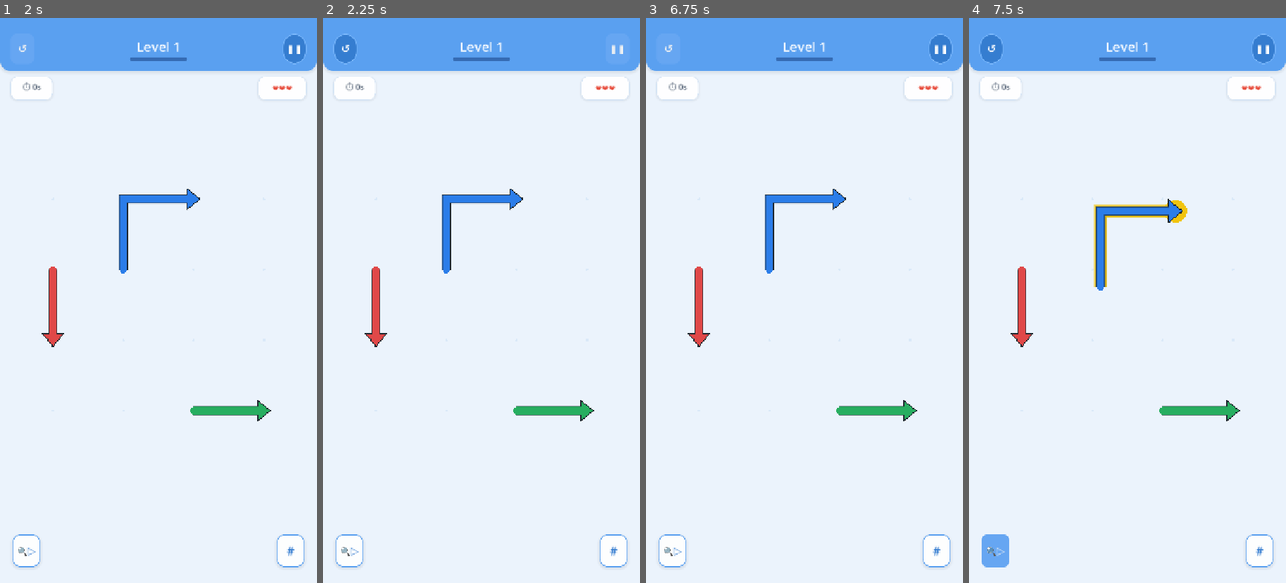
Above: before the commit, frames 1-4 (left to right).
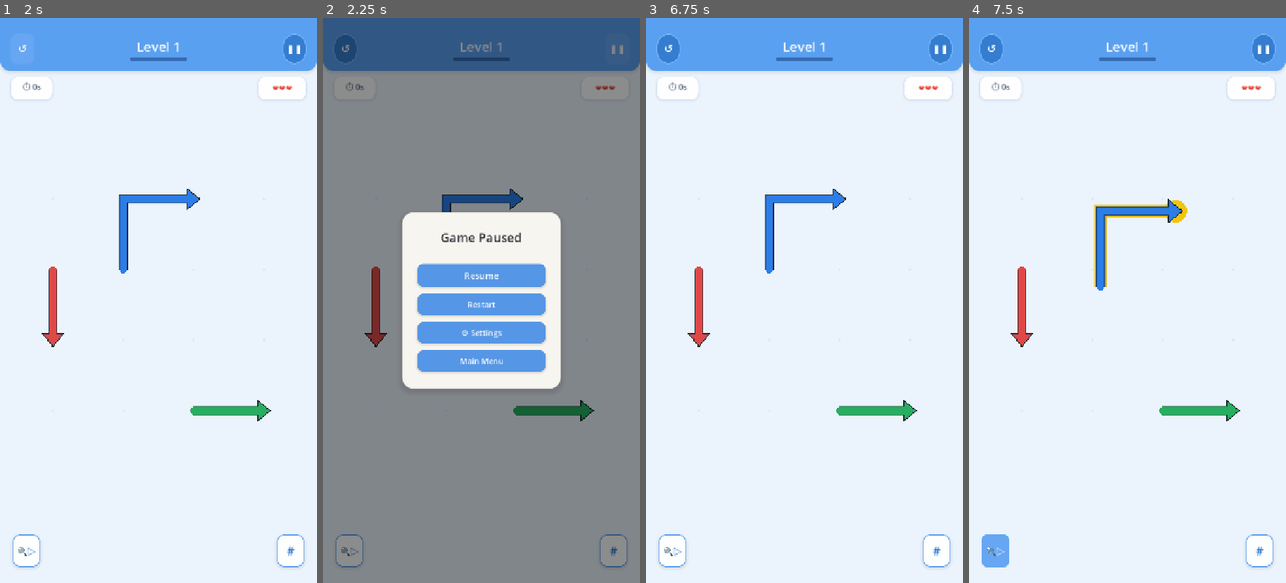
Above: after the commit, the same moments.

Repository: DeveloperArslanAli/Arrow-Escape
Game: Godot game, scene res://scenes/core/Main.tscn
Same seed, same stepped clock (60 frames per second), same inputs: the game is played once before the commit and once after it.
Inputs (mouse positions are in pixels of both pictures, inside the frame that each line leads up to):
- Up to frame 1 (2 s): click "Play Level 1" at 0.5 s; click "↺" at 1.25 s
- Up to frame 2 (2.25 s): click "❚❚" at 2 s
- Up to frame 3 (6.75 s): click (804, 277) at 2.75 s, where only the run after the commit has a clickable "Resume"; click "🔍▷" at 3.5 s; click "#" at 4.25 s; click "↺" at 5 s; click "❚❚" at 5.75 s; click "↺" (after the commit: "Restart") at 6.5 s
- Up to frame 4 (7.5 s): click "🔍▷" at 7.25 s

Frame 1 is identical in both runs. In frame 2, 92% of the frame differs, in the area x 0-100%, y 0-100%; in frame 3, 0.3%; in frame 4, nothing differs.

Commit message:
feat: add PauseModal with Resume, Restart, Settings, and Menu navigation

Diff:
--- a/scenes/core/Main.tscn
+++ b/scenes/core/Main.tscn
@@ -7,7 +7,8 @@
 [ext_resource type="PackedScene" path="res://scenes/ui/GameHUD.tscn" id="5_hud"]
 [ext_resource type="PackedScene" path="res://scenes/ui/LevelCompleteModal.tscn" id="6_complete"]
 [ext_resource type="PackedScene" path="res://scenes/ui/LevelFailedModal.tscn" id="7_fail"]
-[ext_resource type="PackedScene" path="res://scenes/ui/SettingsModal.tscn" id="8_settings"]
+[ext_resource type="PackedScene" path="res://scenes/ui/PauseModal.tscn" id="8_pause"]
+[ext_resource type="PackedScene" path="res://scenes/ui/SettingsModal.tscn" id="9_settings"]
 
 [node name="Main" type="Node"]
 script = ExtResource("1_main")
@@ -32,11 +33,14 @@
 [node name="GameHUD" parent="UILayer" instance=ExtResource("5_hud")]
 visible = false
 
+[node name="PauseModal" parent="UILayer" instance=ExtResource("8_pause")]
+visible = false
+
 [node name="LevelCompleteModal" parent="UILayer" instance=ExtResource("6_complete")]
 visible = false
 
 [node name="LevelFailedModal" parent="UILayer" instance=ExtResource("7_fail")]
 visible = false
 
-[node name="SettingsModal" parent="UILayer" instance=ExtResource("8_settings")]
+[node name="SettingsModal" parent="UILayer" instance=ExtResource("9_settings")]
 visible = false
--- /dev/null
+++ b/scenes/ui/PauseModal.tscn
@@ -0,0 +1,81 @@
+[gd_scene load_steps=2 format=3]
+
+[ext_resource type="Script" path="res://scripts/ui/pause_modal.gd" id="1_pause"]
+
+[node name="PauseModal" type="Control"]
+layout_mode = 3
+anchors_preset = 15
+anchor_right = 1.0
+anchor_bottom = 1.0
+grow_horizontal = 2
+grow_vertical = 2
+script = ExtResource("1_pause")
+
+[node name="Scrim" type="ColorRect" parent="."]
+layout_mode = 1
+anchors_preset = 15
+anchor_right = 1.0
+anchor_bottom = 1.0
+grow_horizontal = 2
+grow_vertical = 2
+color = Color(0, 0, 0, 0.45)
+
+[node name="Center" type="CenterContainer" parent="."]
+layout_mode = 1
+anchors_preset = 15
+anchor_right = 1.0
+anchor_bottom = 1.0
+grow_horizontal = 2
+grow_vertical = 2
+
+[node name="Panel" type="PanelContainer" parent="Center"]
+custom_minimum_size = Vector2(360, 400)
+layout_mode = 2
+
+[node name="Margin" type="MarginContainer" parent="Center/Panel"]
+layout_mode = 2
+theme_override_constants/margin_left = 32
+theme_override_constants/margin_top = 32
+theme_override_constants/margin_right = 32
+theme_override_constants/margin_bottom = 32
+
+[node name="VBox" type="VBoxContainer" parent="Center/Panel/Margin"]
+layout_mode = 2
+theme_override_constants/separation = 16
+alignment = 1
+
+[node name="Title" type="Label" parent="Center/Panel/Margin/VBox"]
+layout_mode = 2
+theme_override_colors/font_color = Color(0.188235, 0.203922, 0.231373, 1)
+theme_override_font_sizes/font_size = 28
+text = "Game Paused"
+horizontal_alignment = 1
+
+[node name="Spacer" type="Control" parent="Center/Panel/Margin/VBox"]
+custom_minimum_size = Vector2(0, 8)
+layout_mode = 2
+
+[node name="ResumeButton" type="Button" parent="Center/Panel/Margin/VBox"]
+unique_name_in_owner = true
+custom_minimum_size = Vector2(0, 52)
+layout_mode = 2
+theme_override_font_sizes/font_size = 20
+text = "Resume"
+
+[node name="RestartButton" type="Button" parent="Center/Panel/Margin/VBox"]
+unique_name_in_owner = true
+custom_minimum_size = Vector2(0, 48)
+layout_mode = 2
+text = "Restart"
+
+[node name="SettingsButton" type="Button" parent="Center/Panel/Margin/VBox"]
+unique_name_in_owner = true
+custom_minimum_size = Vector2(0, 48)
+layout_mode = 2
+text = "⚙ Settings"
+
+[node name="MenuButton" type="Button" parent="Center/Panel/Margin/VBox"]
+unique_name_in_owner = true
+custom_minimum_size = Vector2(0, 48)
+layout_mode = 2
+text = "Main Menu"
--- a/scripts/core/main.gd
+++ b/scripts/core/main.gd
@@ -9,12 +9,14 @@
 @onready var level_select: Control = $UILayer/LevelSelect
 @onready var level_complete_modal: Control = $UILayer/LevelCompleteModal
 @onready var level_failed_modal: Control = $UILayer/LevelFailedModal
+@onready var pause_modal: Control = $UILayer/PauseModal
 @onready var settings_modal: Control = $UILayer/SettingsModal
 
 func _ready() -> void:
 	GameManager.state_changed.connect(_on_state_changed)
 	game_hud.hint_requested.connect(_on_hint_requested)
 	main_menu.open_settings_requested.connect(func(): settings_modal.show())
+	pause_modal.open_settings_requested.connect(func(): settings_modal.show())
 
 	_apply_safe_area()
 	get_viewport().size_changed.connect(_apply_safe_area)
@@ -41,6 +43,7 @@
 			level_select.hide()
 			game_board.hide()
 			game_hud.hide()
+			pause_modal.hide()
 			level_complete_modal.hide()
 			level_failed_modal.hide()
 		GlobalConstants.GameState.LEVEL_SELECT:
@@ -48,6 +51,7 @@
 			level_select.show()
 			game_board.hide()
 			game_hud.hide()
+			pause_modal.hide()
 			level_complete_modal.hide()
 			level_failed_modal.hide()
 		GlobalConstants.GameState.PLAYING:
@@ -55,6 +59,15 @@
 			level_select.hide()
 			game_board.show()
 			game_hud.show()
+			pause_modal.hide()
+			level_complete_modal.hide()
+			level_failed_modal.hide()
+		GlobalConstants.GameState.PAUSED:
+			main_menu.hide()
+			level_select.hide()
+			game_board.show()
+			game_hud.show()
+			pause_modal.show()
 			level_complete_modal.hide()
 			level_failed_modal.hide()
 		GlobalConstants.GameState.LEVEL_COMPLETE:
@@ -62,6 +75,7 @@
 			level_select.hide()
 			game_board.show()
 			game_hud.show()
+			pause_modal.hide()
 			level_complete_modal.show()
 			level_failed_modal.hide()
 		GlobalConstants.GameState.LEVEL_FAILED:
@@ -69,6 +83,7 @@
 			level_select.hide()
 			game_board.show()
 			game_hud.show()
+			pause_modal.hide()
 			level_complete_modal.hide()
 			level_failed_modal.show()
 
--- /dev/null
+++ b/scripts/ui/pause_modal.gd
@@ -0,0 +1,36 @@
+extends Control
+
+const GlobalConstants = preload("res://scripts/core/global_constants.gd")
+
+signal open_settings_requested()
+
+@onready var resume_button: Button = %ResumeButton
+@onready var restart_button: Button = %RestartButton
+@onready var settings_button: Button = %SettingsButton
+@onready var menu_button: Button = %MenuButton
+
+func _ready() -> void:
+	resume_button.pressed.connect(_on_resume_pressed)
+	restart_button.pressed.connect(_on_restart_pressed)
+	settings_button.pressed.connect(_on_settings_pressed)
+	menu_button.pressed.connect(_on_menu_pressed)
+	hide()
+
+func _on_resume_pressed() -> void:
+	AudioManager.play_tap()
+	hide()
+	GameManager.change_state(GlobalConstants.GameState.PLAYING)
+
+func _on_restart_pressed() -> void:
+	AudioManager.play_tap()
+	hide()
+	GameManager.restart_current_level()
+
+func _on_settings_pressed() -> void:
+	AudioManager.play_tap()
+	open_settings_requested.emit()
+
+func _on_menu_pressed() -> void:
+	AudioManager.play_tap()
+	hide()
+	GameManager.change_state(GlobalConstants.GameState.MAIN_MENU)
Not shown: 1 places in scenes/core/Main.tscn that only renumber resources
